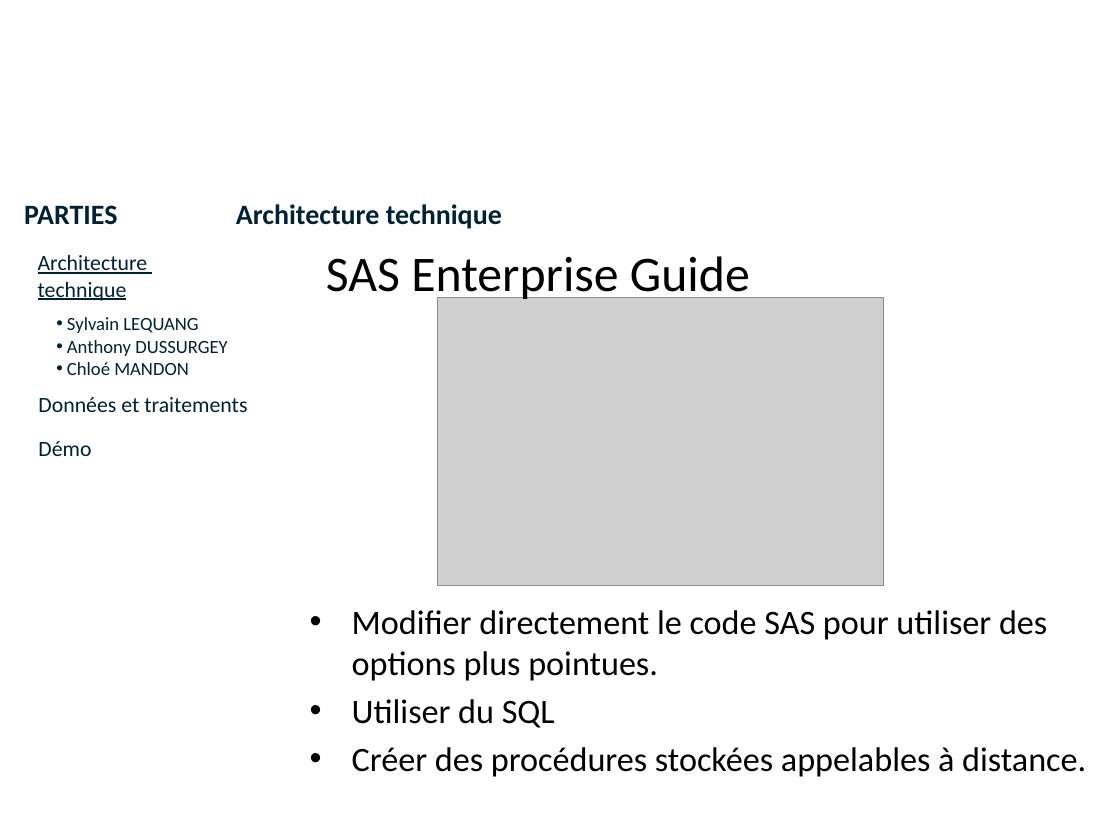
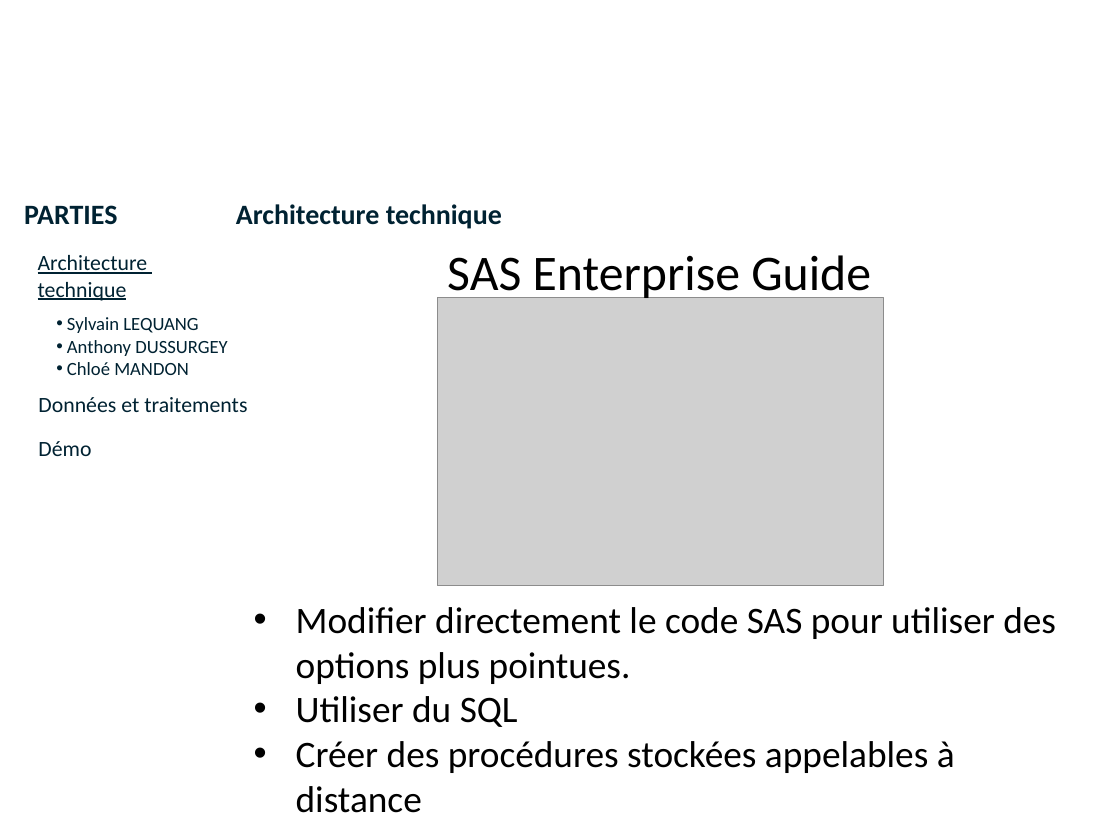
Before and after one commit to lobtec/dartiesgroupe2, a slide deck: slide 10 of PROJET/Soutenance Finale/slides_Architecture_Restitution.pptx. Drawn at 1120x840 pixels with LibreOffice and Linux fonts; fonts in the diff are those of the drawing; grey boxes stand for pictures; background and template pictures are left out. Boxes give left, top, right and bottom in pixels: in the first picture for what was removed or moved away, otherwise in the second. Text is boxed around its words. In the diff, an @@ line names an element or a change of style, - is before the commit and + after.

```diff
--- a/PROJET/Soutenance Finale/slides_Architecture_Restitution.pptx
+++ b/PROJET/Soutenance Finale/slides_Architecture_Restitution.pptx
@@ text "SAS Enterprise Guide" moved from (x1=326, y1=256, x2=750, y2=303) to (x1=447, y1=255, x2=871, y2=302) @@
@@ text "Modifier directement le code SAS ..." moved from (x1=352, y1=610, x2=1086, y2=777) to (x1=296, y1=607, x2=1056, y2=813) @@
@@ text at (x1=296, y1=607, x2=1056, y2=727): size 22 to 24 pt in "Modifier directement le code SAS pour utiliser ...", "Utiliser du SQL"; less space between paragraphs @@
@@ text at (x1=296, y1=741, x2=955, y2=813): text changed; size 22 to 24 pt @@
-  • Créer des procédures stockées appelables à distance.
+  • Créer des procédures stockées appelables à distance
```
Also in this commit, not shown: 10 other slides changed.
